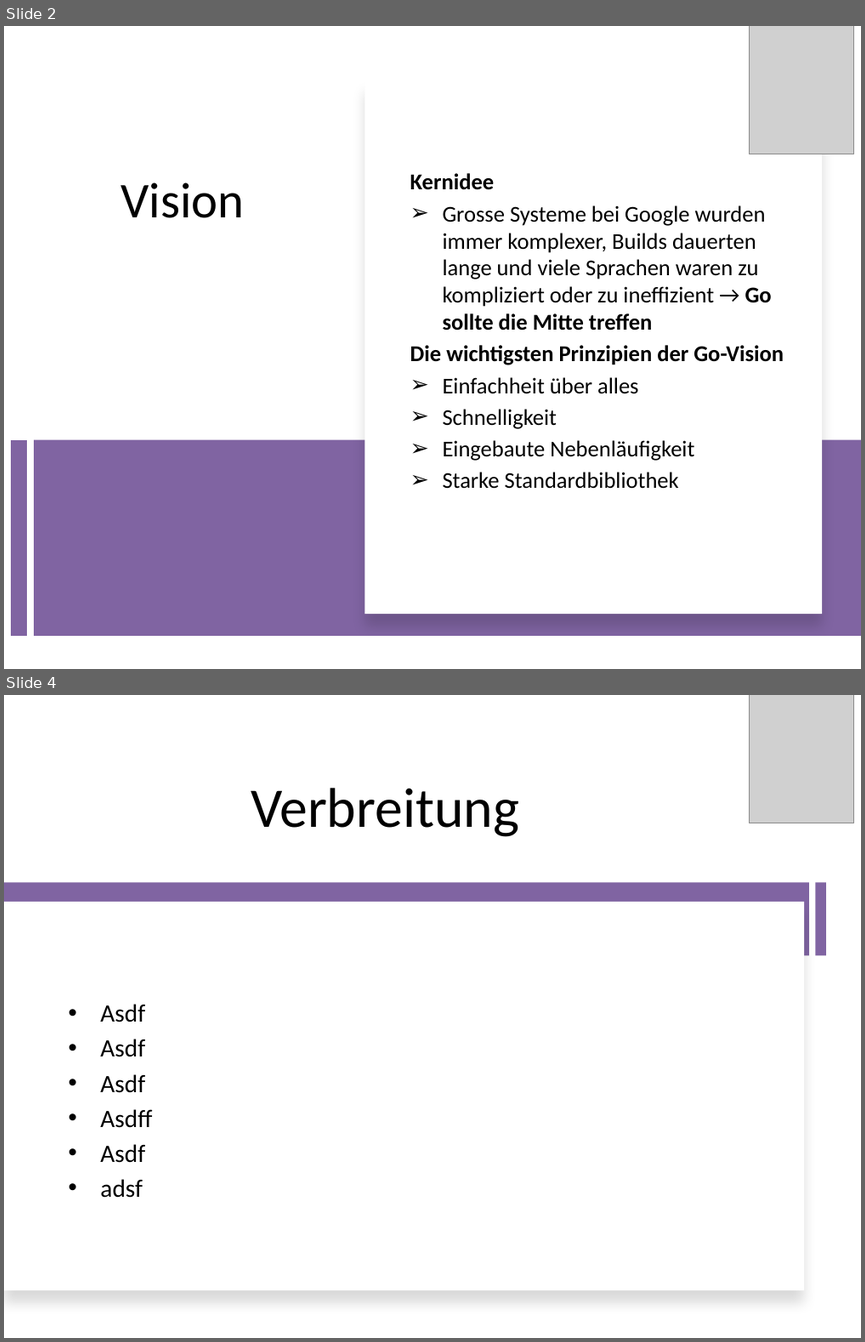
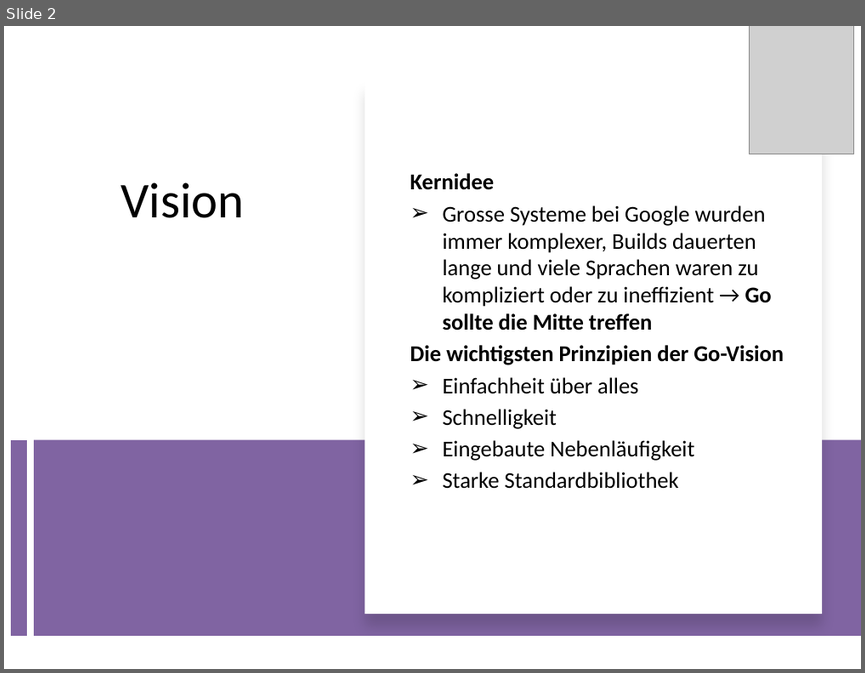
Before and after one commit to RatedNextGen/pcp-go, a slide deck: presentation/GO-Präsi.pptx. Shown one above the other, each under a label of ours: slides 2 and 4 before the commit, slide 2 after it; the slides between them are not shown. The pictures are 865x1342 and 865x673 pixels, drawn with LibreOffice and Linux fonts; fonts in the diff are those of the drawing; grey boxes stand for pictures. Boxes give left, top, right and bottom in pixels: in the first picture for what was removed or moved away, otherwise in the second. Text is boxed around its words. In the diff, an @@ line names an element or a change of style, - is before the commit and + after.

```diff
--- a/presentation/GO-Präsi.pptx
+++ b/presentation/GO-Präsi.pptx
@@ slide 4 removed at box(4, 695, 861, 1338), background #FFFFFF @@
@@ picture removed at box(749, 695, 854, 823) @@
@@ title removed at box(250, 788, 519, 837) @@
-Verbreitung
@@ rectangle removed at box(4, 883, 810, 955) @@
@@ rectangle removed at box(815, 882, 825, 955) @@
@@ rectangle removed at box(4, 902, 804, 1291) @@
@@ text removed at box(100, 1004, 152, 1197) @@
-• Asdf
-• Asdf
-• Asdf
-• Asdff
-• Asdf
-• adsf
```
Also in this commit, not shown: 10 slides changed, 5 slides added, 6 other slides removed, 12 other files.
